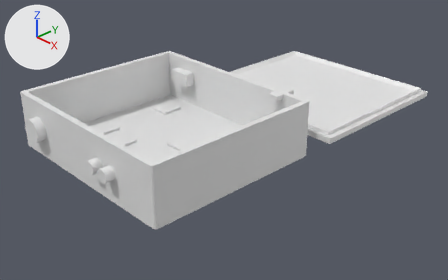
Before and after pictures for a commit that changed the Blender file 3D Models/Case Loud-Detector 90x80x27mm (without holes).blend.
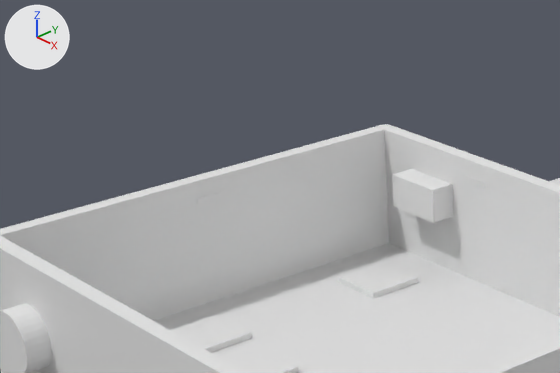
The first picture shows the older version from a 50 mm lens placed at (0.1888, -0.1441, 0.1199), pointed at (0.0003, 0.0344, -0.0067). The close-ups show both versions on the part from 6% to 52% of the width and 2% to 51% of the height of that picture; other places that the commit changed are outside them. Lighting does not change. The marker at upper left points along +X, +Y and +Z.

The older version as bpy lines, for what is in view:
```python
me_cube = bpy.data.meshes.new('Cube')
me_cube.from_pydata(...)  # a box spanning x -0.0055..0.0055, y -0.005..0.005, z -0.003..0.003
me_cube_016 = bpy.data.meshes.new('Cube.016')
me_cube_016.from_pydata(...)  # a box spanning x -0.005..0.005, y -0.005..0.005, z -0.0005..0.0005
me_cylinder = bpy.data.meshes.new('Cylinder')
me_cylinder.from_pydata(...)  # a 32-sided cylinder along y spanning x -0.005..0.005, y -0.005..0.005, z -0.005..0.005
ob_sensor_ky_037 = bpy.data.objects.new('Sensor KY-037', me_cylinder)
ob_sensor_ky_037.location = (-0.0305, -0.039, 0.0125)
ob_sensor_ky_037.scale = (1.01, 1.0, 1.01)
ob_soporte_pcb_01 = bpy.data.objects.new('Soporte PCB 01', me_cube_016)
ob_soporte_pcb_01.location = (-0.015, -0.012, 0.003)
ob_usb_micro = bpy.data.objects.new('USB MIcro', me_cube)
ob_usb_micro.location = (-0.0295, 0.038, 0.016)
# also in view: 'Cuerpo Ppal Contorno' at (0.0, 0.0, 0.0135); 'Soporte KY-037' at (-0.0305, -0.01, 0.003); 'Cuerpo Ppal Base' at (0.0, 0.0, 0.0013); 'Soporte PCB 02' at (0.006, 0.0055, 0.003); 'Soporte TP4056' at (-0.0295, 0.0245, 0.003)
```
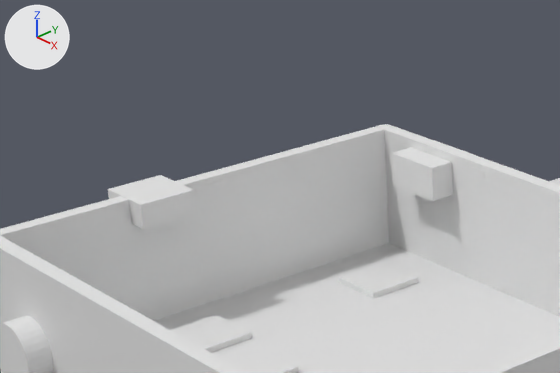
Where the newer file only moved an object's origin or applied its transform, the numbers keep the older frame.

The edits, one by one:
me_cylinder has 64 vertices, 34 faces and spans x -0.005..0.005, y -0.005..0.005, z -0.005..0.005.
me_cylinder is used by ob_sensor_ky_037; location (-0.0305, -0.039, 0.0125); scale (1.01, 1.0, 1.01).
me_cylinder part 1: the whole mesh is moved by (0.0, 0.0, -0.00198).
Mesh me_cube_020 is new.
It is a box spanning x -0.005..0.005, y -0.005..0.005, z -0.002..0.002.
Object 'USB MIcro' (ob_usb_micro) now shows me_cube_020 instead of me_cube.
Object 'USB MIcro' (ob_usb_micro) moves from (-0.0295, 0.038, 0.016) to (-0.044, -0.01, 0.0225).
Object 'USB MIcro' (ob_usb_micro) is rescaled from (1.0, 1.0, 1.0) to (1.0, 1.0, 1.05).
Object 'Switch On/Off' (ob_switch_on_off) is new; it shows me_cube.
Its location is (-0.0295, 0.038, 0.02).

Location of each change, (x1, y1, x2, y2) in pixels of the close-ups (560 x 373 px):
'USB MIcro', reshaped, moved, rescaled
    before: (392, 169, 453, 223)
    after: (108, 175, 196, 229)
'Sensor KY-037', mesh moved
    before: (0, 304, 52, 373)
    after: (0, 316, 53, 373)
'Switch On/Off', added
    after: (391, 141, 474, 201)
